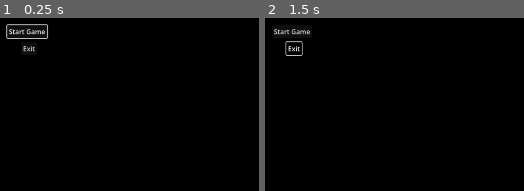
Above: before the commit, frames 1-2 (left to right).
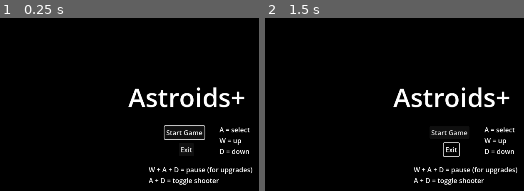
Above: after the commit, the same moments.

Repository: carsonetb/3-button-game
Game: Godot game, scene res://ui/main.tscn
Same seed, same stepped clock (60 frames per second), same inputs: the game is played once before the commit and once after it.
Inputs:
- Up to frame 1 (0.25 s): no input
- Up to frame 2 (1.5 s): tap Enter at 0.5 s; hold D (right) 0.53-1.28 s; hold A (left) from 1.28 s (still down)

The runs differ from the first frame. In frame 1, 4.9% of the frame differs, in the area x 2-98%, y 3-97%; in frame 2, 4.6%.

Commit message:
Final touches

Diff:
--- a/objects/astroid/astroid.gd
+++ b/objects/astroid/astroid.gd
@@ -48,6 +48,7 @@
 		get_parent().add_child(chunk)
 		chunk.scale = scale
 		chunk.global_position = global_position
+		chunk.rotation = rotation
 
 	queue_free()
 
--- a/ui/main.tscn
+++ b/ui/main.tscn
@@ -7,24 +7,49 @@
 script = ExtResource("1_fblgx")
 
 [node name="Start" type="Button" parent="." unique_id=452539925]
-offset_left = 534.0
-offset_top = 260.0
-offset_right = 630.0
-offset_bottom = 291.0
+offset_left = 912.0
+offset_top = 503.0
+offset_right = 1008.0
+offset_bottom = 534.0
 focus_neighbor_top = NodePath("../Exit")
 focus_neighbor_bottom = NodePath("../Exit")
 mouse_filter = 2
 text = "Start Game"
 
 [node name="Exit" type="Button" parent="." unique_id=779869517]
-offset_left = 568.0
-offset_top = 301.0
-offset_right = 605.0
-offset_bottom = 332.0
+offset_left = 946.0
+offset_top = 544.0
+offset_right = 983.0
+offset_bottom = 575.0
 focus_neighbor_top = NodePath("../Start")
 focus_neighbor_bottom = NodePath("../Start")
 mouse_filter = 2
 text = "Exit"
 
+[node name="Label" type="Label" parent="." unique_id=1738517317]
+offset_left = 825.0
+offset_top = 390.0
+offset_right = 1107.0
+offset_bottom = 476.0
+theme_override_font_sizes/font_size = 62
+text = "Astroids+"
+
+[node name="Label2" type="Label" parent="." unique_id=344547]
+offset_left = 1044.0
+offset_top = 500.0
+offset_right = 1118.0
+offset_bottom = 575.0
+text = "A = select
+W = up
+D = down"
+
+[node name="Label3" type="Label" parent="." unique_id=924252921]
+offset_left = 874.0
+offset_top = 596.0
+offset_right = 1124.0
+offset_bottom = 645.0
+text = "W + A + D = pause (for upgrades)
+A + D = toggle shooter"
+
 [connection signal="pressed" from="Start" to="." method="_on_start_pressed"]
 [connection signal="pressed" from="Exit" to="." method="_on_exit_pressed"]
Not shown, added: export_presets.cfg
